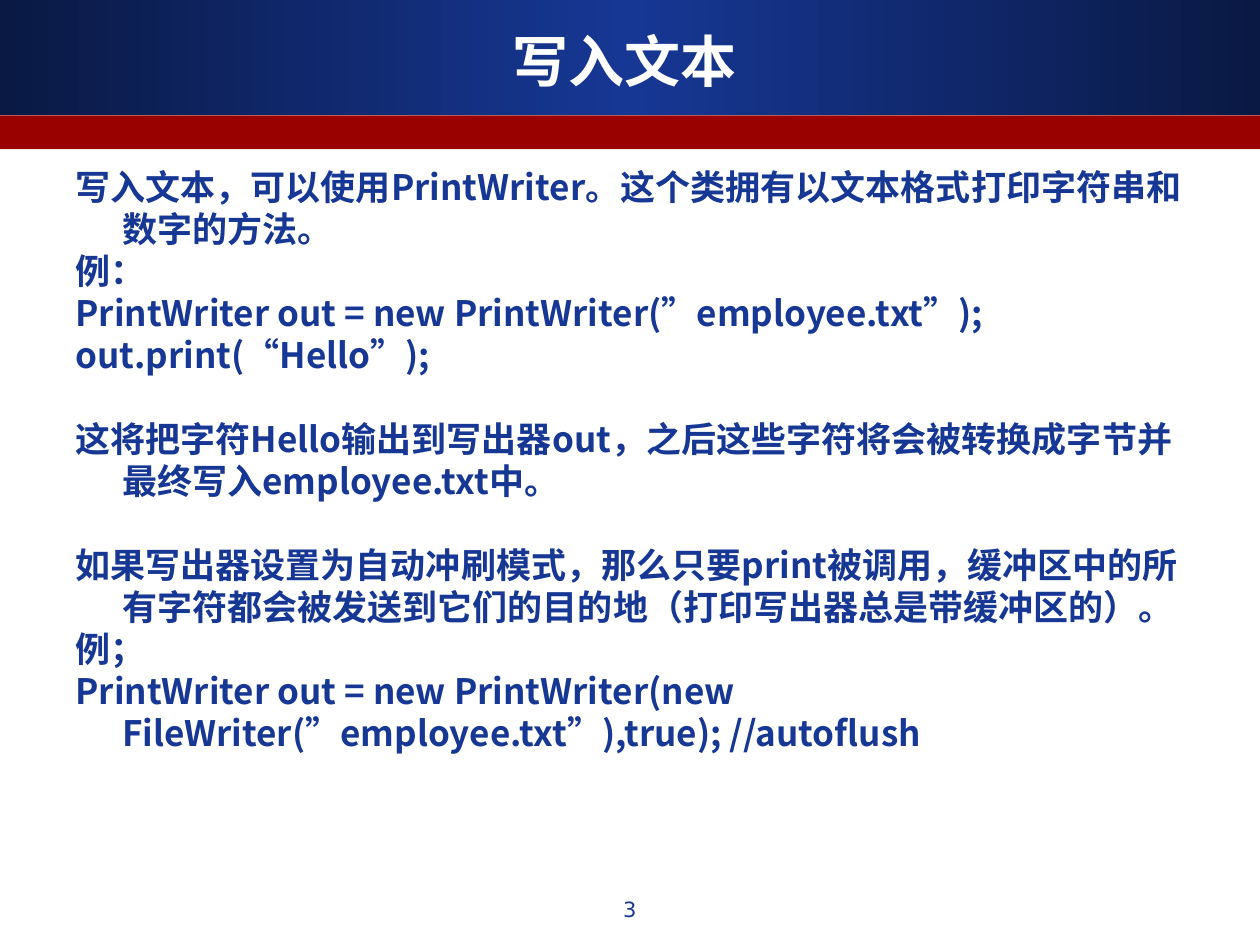
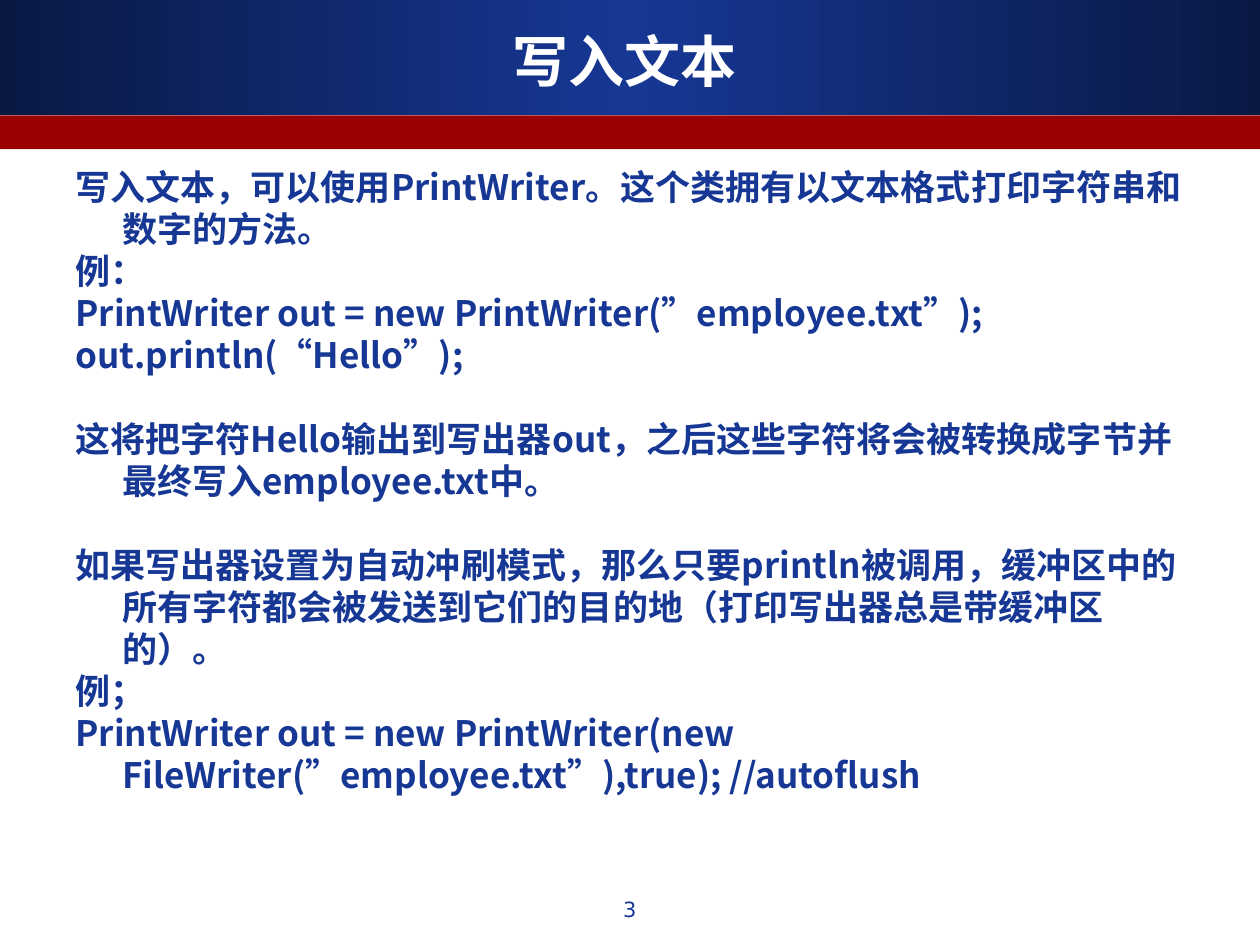
Before and after one commit to ALiberInc/Training, a slide deck: slide 3 of Java/第七章_流与文件.ppt. Drawn at 1260x945 pixels with LibreOffice and Linux fonts; fonts in the diff are those of the drawing. Boxes give left, top, right and bottom in pixels: in the first picture for what was removed or moved away, otherwise in the second. Text is boxed around its words. In the diff, an @@ line names an element or a change of style, - is before the commit and + after.

```diff
--- a/Java/第七章_流与文件.ppt
+++ b/Java/第七章_流与文件.ppt
@@ text at bbox=[75, 338, 463, 376]: text changed @@
-out.print(“Hello”);
+out.println(“Hello”);
@@ text at bbox=[75, 548, 1176, 666]: text changed @@
-如果写出器设置为自动冲刷模式，那么只要print被调用，缓冲区中的所有字符都会被发送到它们的目的地（打印写出器总是带缓冲区的）。
+如果写出器设置为自动冲刷模式，那么只要println被调用，缓冲区中的所有字符都会被发送到它们的目的地（打印写出器总是带缓冲区的）。
```
Also in this commit, not shown: 1 other slide changed, 3 slides added.
